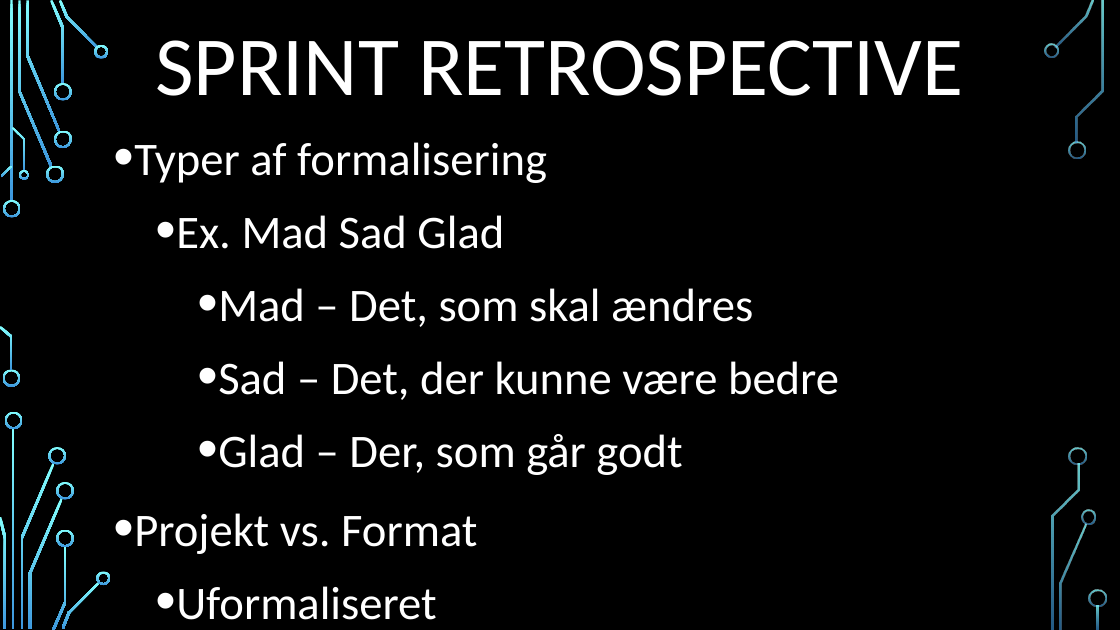
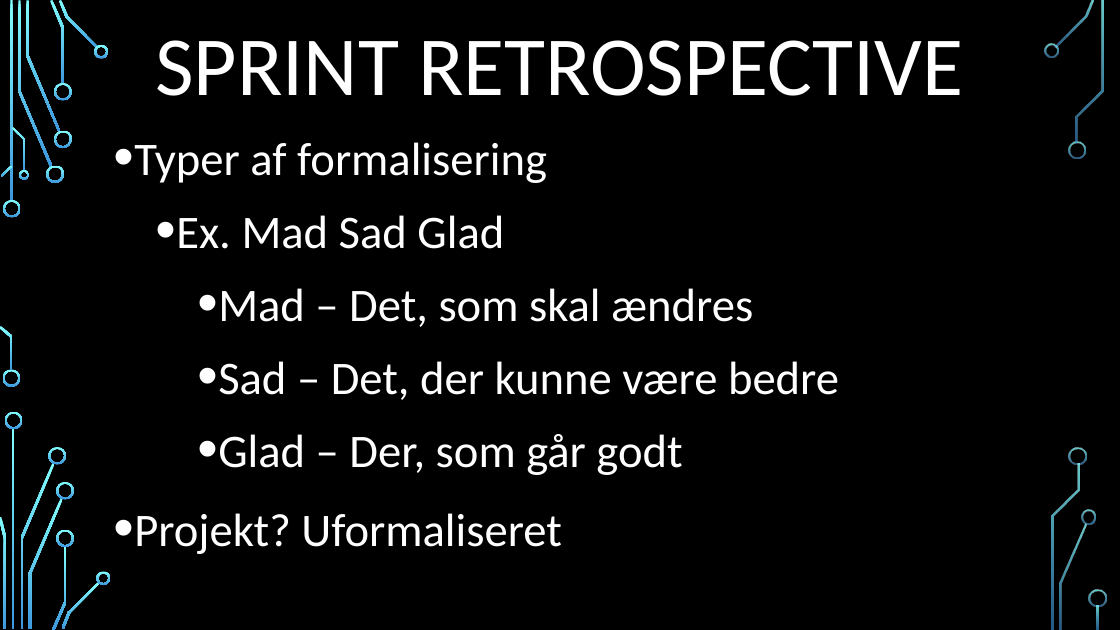
Before and after one commit to AndersSkovNielsen/LightManagement, a slide deck: slide 9 of Eksamen powerpoint.pptx. Drawn at 1120x630 pixels with LibreOffice and Linux fonts; fonts in the diff are those of the drawing; background and template pictures are left out. Boxes give left, top, right and bottom in pixels: in the first picture for what was removed or moved away, otherwise in the second. Text is boxed around its words. In the diff, an @@ line names an element or a change of style, - is before the commit and + after.

```diff
--- a/Eksamen powerpoint.pptx
+++ b/Eksamen powerpoint.pptx
@@ text at bbox=[134, 513, 561, 554]: text changed @@
-• Projekt vs. Format
-  • Uformaliseret
+• Projekt? Uformaliseret
```
